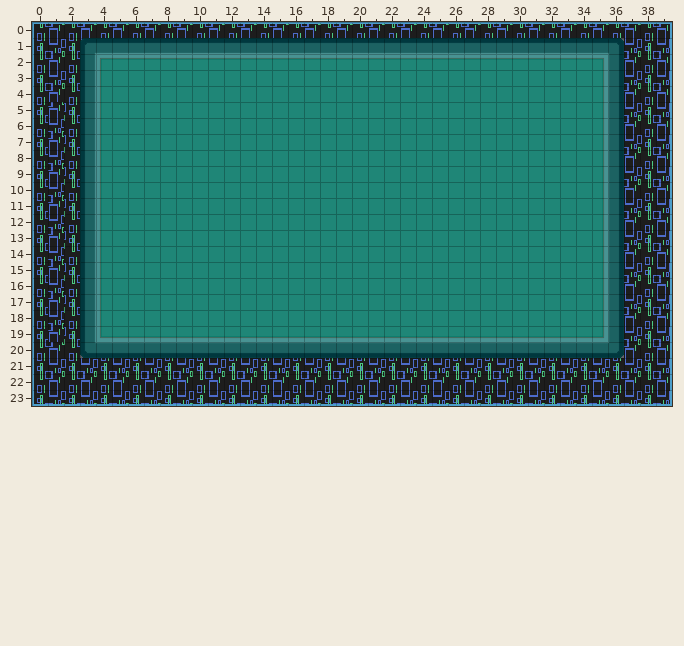
Tiled map: KaomojiFighters/Content/KaomojiDisplayMap.tmx. That is the earlier state.
Cells are 16x16 px. Shown: x 0..39, y 0..23.
Once edited:
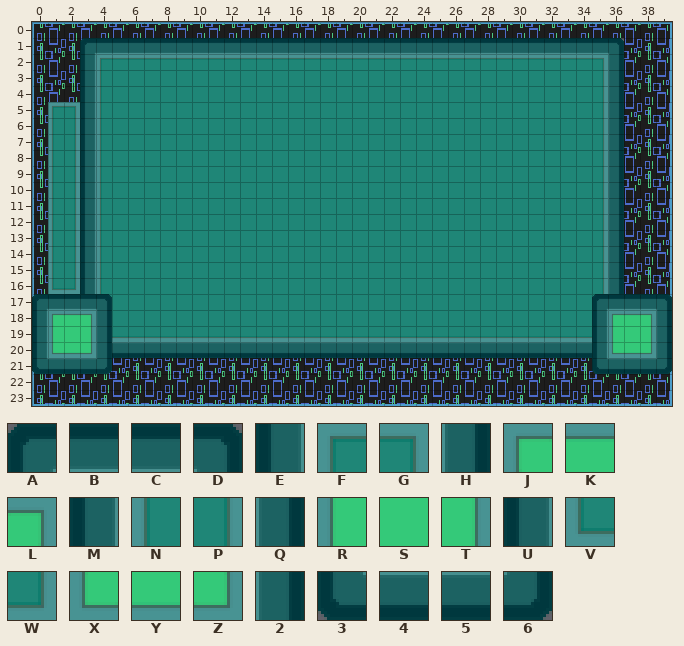
Key: from "Tileset": A 0, B 1, C 2, D 5, E 12, F 13, G 16, H 17, J 19, K 20, L 22, M 24, N 25, P 28, Q 29, R 31, S 32, T 34, U 48, V 49, W 52, X 55, Y 56, Z 58, 2 59, 3 60, 4 61, 5 62, 6 65.
_ is an empty cell.
Tiles of an added or newly shown layer are drawn over the layers below it.
Diff:
Changed rows in their new state; . is an unchanged cell.
Layer "displays" (added):
first column x 0:
 5 .FG.....................................
 6 .NP.....................................
 7 .NP.....................................
 8 .NP.....................................
 9 .NP.....................................
10 .NP.....................................
11 .NP.....................................
12 .NP.....................................
13 .NP.....................................
14 .NP.....................................
15 .NP.....................................
16 .VW.....................................
17 ABCBD..............................ABCBD
18 EJKLH..............................EJKLH
19 MRSTQ..............................MRSTQ
20 UXYZ2..............................UXYZ2
21 34546..............................34546
Where, in picture pixels (left, top, right, bottom), the same in both pictures:
added: (32, 102, 112, 374)
added: (592, 294, 672, 374)
